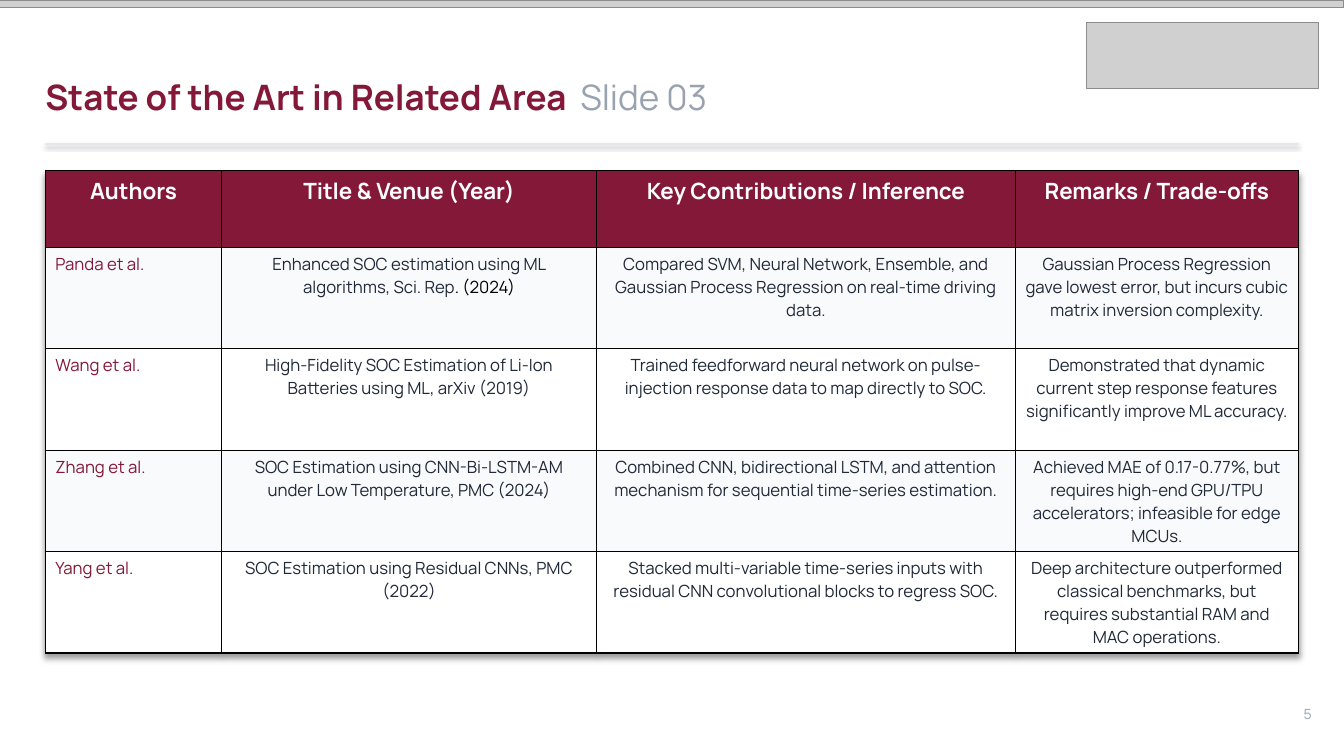
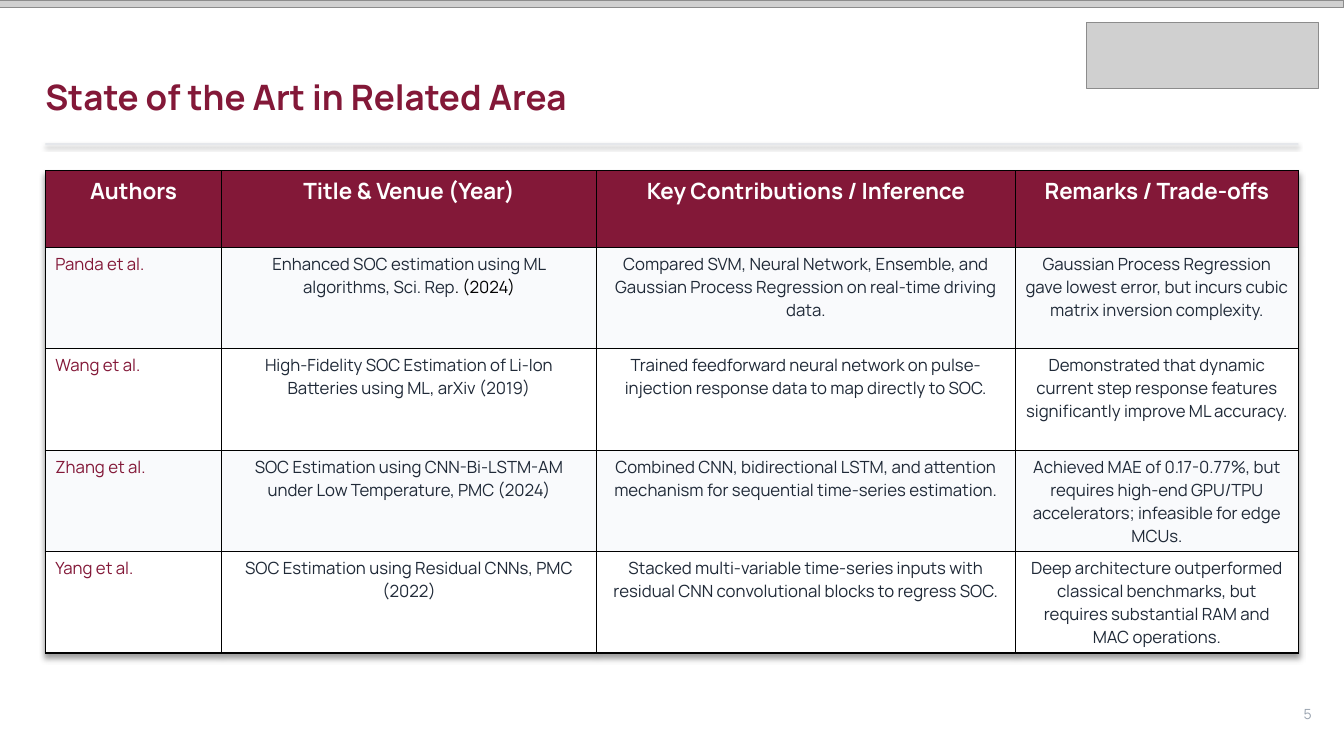
Before and after one commit to Imagiyy/Digital-Twin--ML-Based-Battery-SOC-Estimation, a slide deck: slide 5 of Amrita_SOC_Digital_Twin_Presentation_Final.pptx. Drawn at 1344x756 pixels with LibreOffice and Linux fonts; fonts in the diff are those of the drawing; grey boxes stand for pictures. Boxes give left, top, right and bottom in pixels: in the first picture for what was removed or moved away, otherwise in the second. Text is boxed around its words. In the diff, an @@ line names an element or a change of style, - is before the commit and + after.

```diff
--- a/Amrita_SOC_Digital_Twin_Presentation_Final.pptx
+++ b/Amrita_SOC_Digital_Twin_Presentation_Final.pptx
@@ text at [45,84,567,111]: text changed @@
-State of the Art in Related Area Slide 03
+State of the Art in Related Area
```
Also in this commit, not shown: 19 other slides changed, 3 other files.
